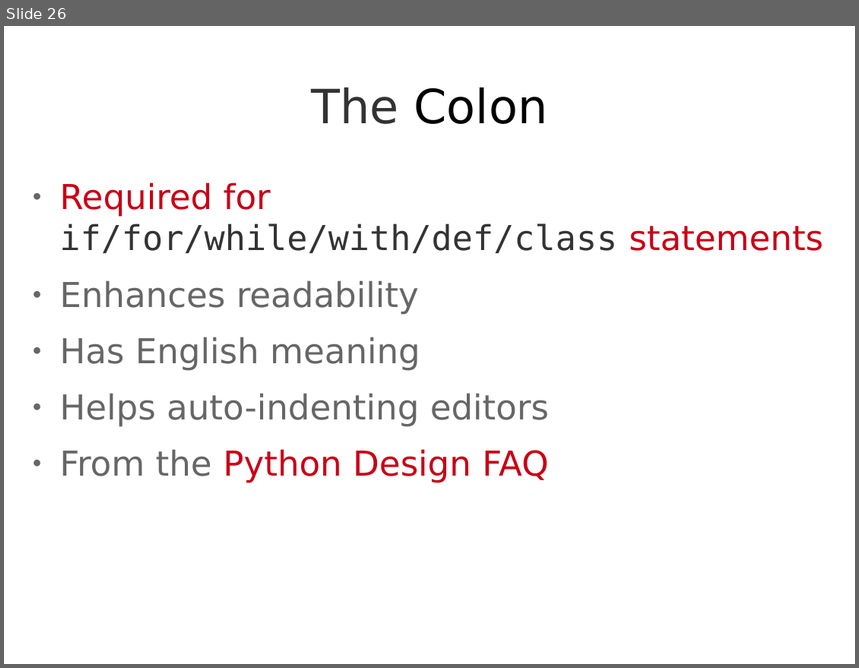
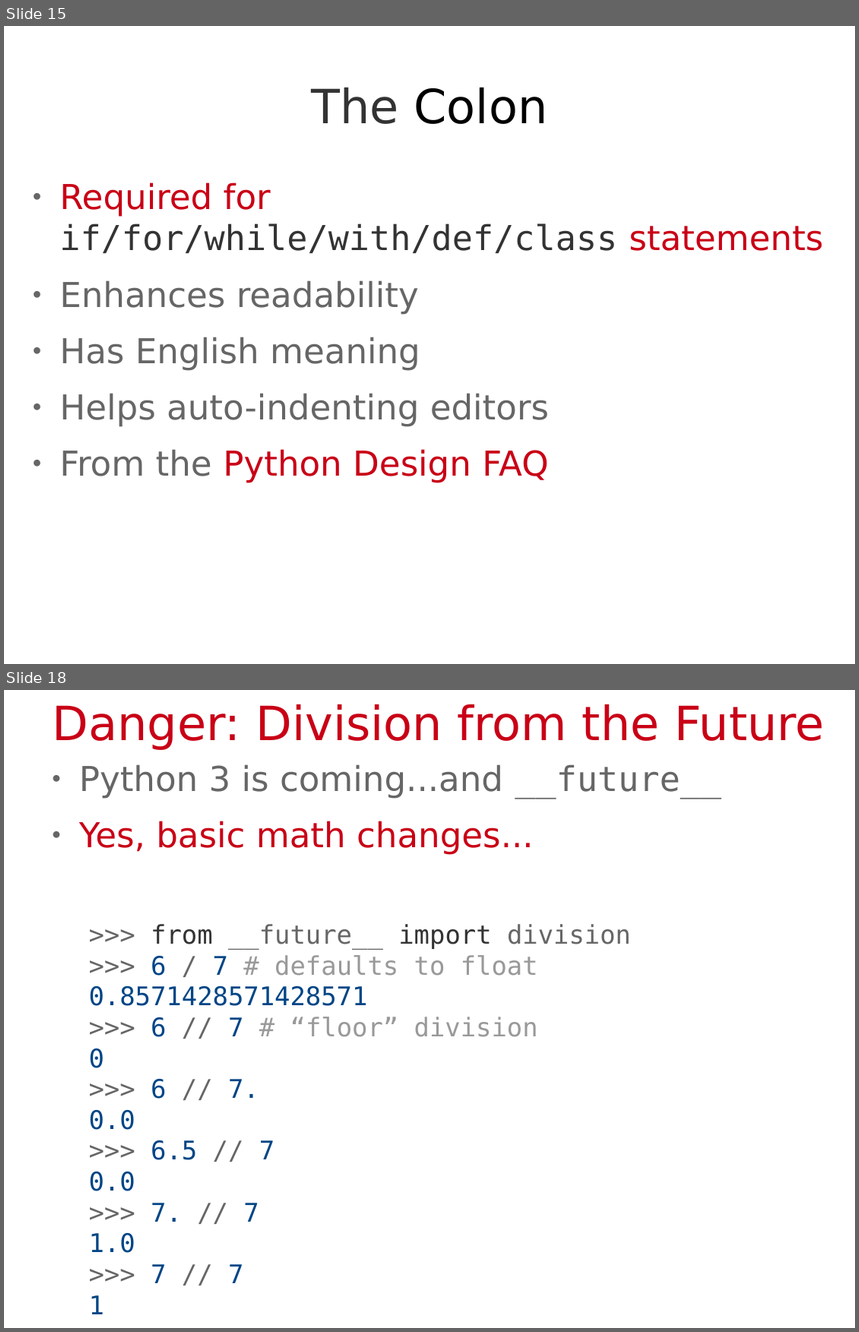
Before and after one commit to theonewolf/15-441-Recitation-Sessions, a slide deck: recitation4/src/recitation4.odp. Shown one above the other, each under a label of ours: slide 26 before the commit, slides 15 and 18 after it; the slides between them are not shown. The pictures are 859x668 and 859x1332 pixels, drawn with LibreOffice and Linux fonts; fonts in the diff are those of the drawing. Boxes give left, top, right and bottom in pixels: in the first picture for what was removed or moved away, otherwise in the second. Text is boxed around its words. In the diff, an @@ line names an element or a change of style, - is before the commit and + after.

```diff
--- a/recitation4/src/recitation4.odp
+++ b/recitation4/src/recitation4.odp
@@ slide 18 added at [4,690,855,1328], background #FFFFFF @@
@@ title added at [53,704,825,749], 44 pt, text #C90016 @@
+Danger: Division from the Future
@@ text added at [79,764,721,855], 32 pt, text #666666 @@
+● Python 3 is coming...and __future__
+● Yes, basic math changes...
@@ text added at [89,924,631,1315], 24 pt, text #666666 @@
+>>> from __future__ import division
+>>> 6 / 7 # defaults to float
+0.8571428571428571
+>>> 6 // 7 # “floor” division
+0
+>>> 6 // 7.
+0.0
+>>> 6.5 // 7
+0.0
+>>> 7. // 7
+1.0
+>>> 7 // 7
+1
@@ what was slide 26 is now slide 15 @@
```
Also in this commit, not shown: 13 slides changed, 29 other slides added, 10 slides removed, 4 other files.
